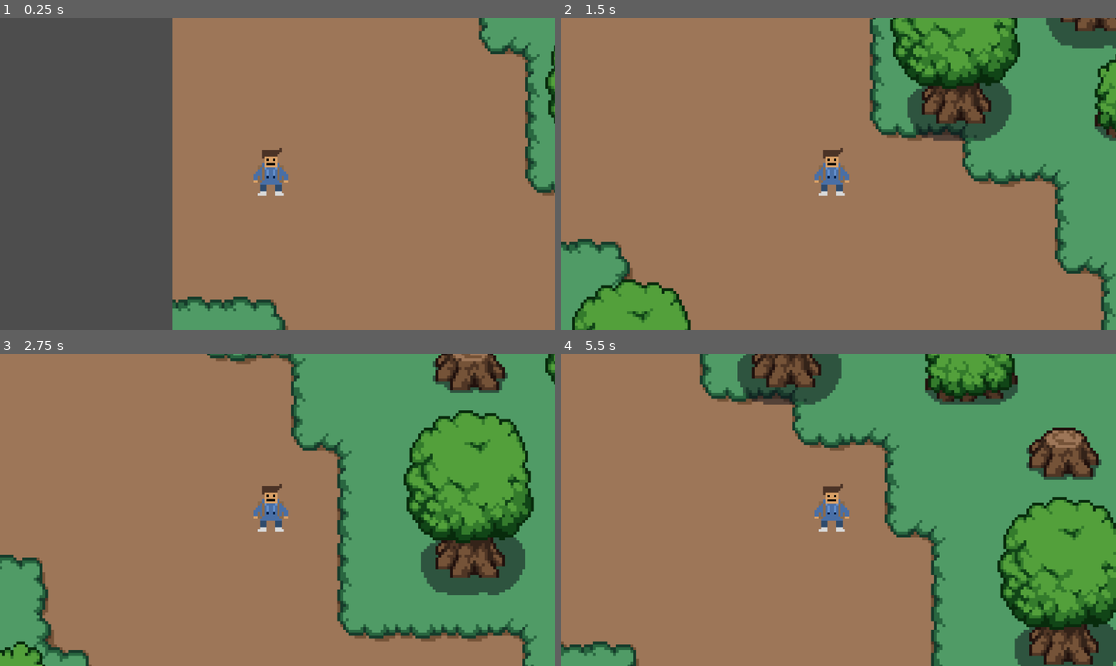
Above: before the commit, frames 1-4 (two rows, left to right).
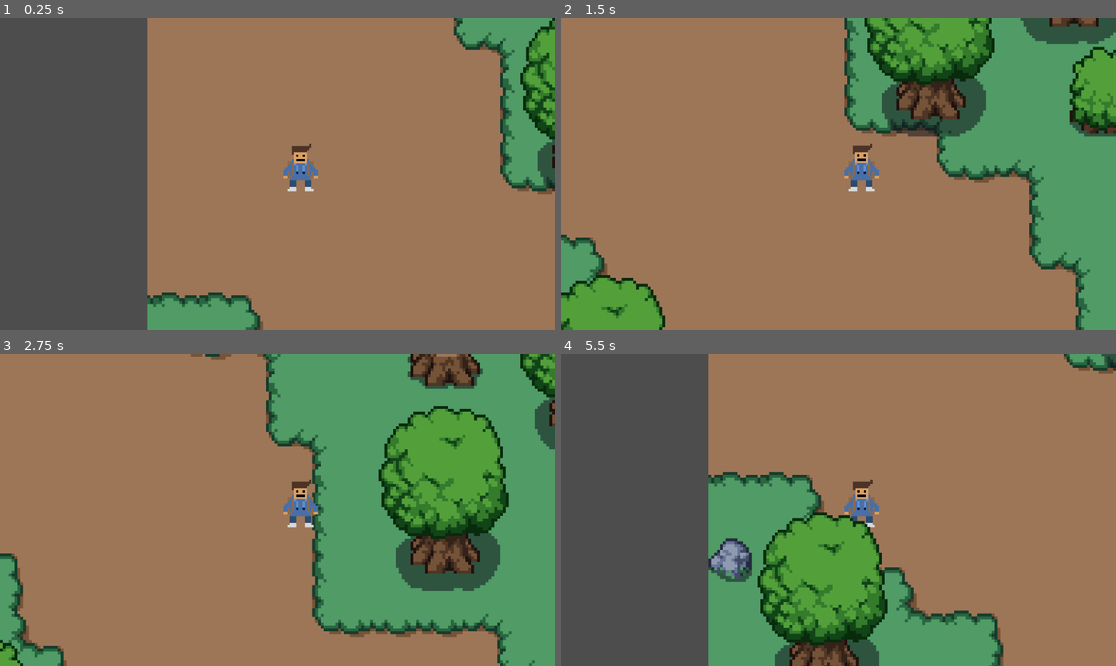
Above: after the commit, the same moments.

Repository: LakshmanMukesh/NEXUS-game
Game: Godot game, scene res://Scenes/world.tscn
Two runs of this game, one before a commit and one after it. Both use one fixed random seed, a clock stepped at 60 frames per second and the inputs below.
Inputs:
- Up to frame 1 (0.25 s): no input
- Up to frame 2 (1.5 s): tap Enter at 0.5 s; hold Right (ui_right) 0.53-1.28 s; hold E (interact) 0.53-1.28 s; hold Down (ui_down) from 1.28 s (still down); tap E (interact) at 1.35 s
- Up to frame 3 (2.75 s): release Down (ui_down) at 2.03 s; hold Right (ui_right) from 2.03 s (still down); hold E (interact) from 2.03 s (still down)
- Up to frame 4 (5.5 s): release Right (ui_right) at 2.78 s; release E (interact) at 2.78 s; hold Up (ui_up) 2.78-3.53 s; tap E (interact) at 2.85, 4.35 s; hold E (interact) 3.53-4.28 s; hold Left (ui_left) 3.53-5.03 s; hold Down (ui_down) from 5.03 s (still down); hold E (interact) from 5.03 s (still down)

The runs differ from the first frame. In frame 1, 11% of the frame differs, in the area x 26-100%, y 0-100%; in frame 2, 20%; in frame 3, 23%; in frame 4, 91%, in the area x 0-100%, y 0-100%.

Commit message:
Implemented dialogue logic

Diff:
--- a/Scenes/world.tscn
+++ b/Scenes/world.tscn
@@ -7,6 +7,7 @@
 [ext_resource type="Texture2D" uid="uid://x5yrevryatq2" path="res://assets/tilesets/fences.png" id="5_5v1tr"]
 [ext_resource type="PackedScene" uid="uid://t3ak5rytvgb5" path="res://Scenes/player.tscn" id="6_5ukr8"]
 [ext_resource type="PackedScene" uid="uid://du8pgmaisa71f" path="res://Scenes/gorilla_frys.tscn" id="7_o06y3"]
+[ext_resource type="PackedScene" uid="uid://bx6lu61j2121c" path="res://UI/dialogue_box.tscn" id="8_k7acu"]
 
 [sub_resource type="TileSetAtlasSource" id="TileSetAtlasSource_0fj1v"]
 texture = ExtResource("1_fo5ed")
@@ -160,11 +161,13 @@
 tile_set = SubResource("TileSet_kn0ld")
 
 [node name="player" parent="." instance=ExtResource("6_5ukr8")]
-position = Vector2(31, 190)
+position = Vector2(50, 190)
 
 [node name="Camera2D" type="Camera2D" parent="player"]
-position = Vector2(7, 2)
+position = Vector2(-6.66669, 3.99998)
 zoom = Vector2(6, 6)
 
 [node name="Gorilla Frys" parent="." instance=ExtResource("7_o06y3")]
 position = Vector2(497, 388)
+
+[node name="DialogueBox" parent="Gorilla Frys" instance=ExtResource("8_k7acu")]
--- a/Scripts/gorilla_frys.gd
+++ b/Scripts/gorilla_frys.gd
@@ -1,10 +1,17 @@
 extends CharacterBody2D
 
 var player_near = false
+@onready var dialogue_player = $DialogueBox
 
 func _process(_delta):
 	if player_near and Input.is_action_just_pressed("interact"):
-		print("GORILLA FRYS INTERACTED")
+		if !dialogue_player.dialogue_active:
+			find_use_dialogue()
+
+func find_use_dialogue():
+	var dialogue_player = get_node_or_null("DialogueBox")
+	if dialogue_player:
+		dialogue_player.play()
 
 func _on_detection_area_body_entered(body):
 	print("ENTERED:", body.name)
--- a/Scripts/player.gd
+++ b/Scripts/player.gd
@@ -23,3 +23,8 @@
 		velocity.x=0
 		velocity.y=0
 	move_and_slide()
+
+func set_active(active):
+	set_physics_process(active)
+	set_process(active)
+	set_process_input(active)
--- /dev/null
+++ b/UI/dialogue_box.gd
@@ -0,0 +1,64 @@
+extends CanvasLayer
+
+var FILE_PATH = "res://level1_dialogue.json"
+var dialogue = []
+var current_dialogue_id = -1
+var dialogue_active = false
+@onready var player = $"../../player"
+
+func _ready():
+	$TextureRect.visible = false
+
+func play():
+	if dialogue_active:
+		return
+	turn_player_set_inactive()
+	dialogue_active = true
+	dialogue = load_dialogue()
+	$TextureRect.visible = true
+	current_dialogue_id = -1
+	next_line()
+
+func _input(event):
+	if event.is_action_pressed("interact"):
+		next_line()
+
+func next_line():
+	current_dialogue_id += 1
+	if current_dialogue_id >= len(dialogue):
+		$Timer.start()
+		$TextureRect.visible = false
+		turn_player_set_active()
+		return
+	$TextureRect/NameLabel.text = dialogue[current_dialogue_id]['name']
+	$TextureRect/DialogueText.text = dialogue[current_dialogue_id]['text']
+
+
+func load_dialogue():
+		var json = JSON.new()
+		var file = FileAccess.open(FILE_PATH, FileAccess.READ)
+		var json_text = file.get_as_text()
+		file.close()
+
+		var error = json.parse(json_text)
+		if error == OK:
+			var data_received = json.data
+			if typeof(data_received) == TYPE_ARRAY:
+				print(data_received)
+				return data_received
+			else:
+				print("Unexpected Data")
+		else:
+			print("JSON Prase Error: ", json.get_error_message(), " in ", json_text)
+
+
+func _on_timer_timeout():
+	dialogue_active = false
+
+func turn_player_set_active():
+	if player:
+		player.set_active(true)
+
+func turn_player_set_inactive():
+	if player:
+		player.set_active(false)
--- /dev/null
+++ b/UI/dialogue_box.tscn
@@ -0,0 +1,47 @@
+[gd_scene load_steps=3 format=3 uid="uid://bx6lu61j2121c"]
+
+[ext_resource type="Script" uid="uid://qtymxynqrp4y" path="res://UI/dialogue_box.gd" id="1_f3obc"]
+[ext_resource type="Texture2D" uid="uid://cxyv8vxuk6ykf" path="res://UI/Dialogue box.png" id="1_v506g"]
+
+[node name="DialogueBox" type="CanvasLayer"]
+script = ExtResource("1_f3obc")
+
+[node name="TextureRect" type="TextureRect" parent="."]
+anchors_preset = 12
+anchor_top = 1.0
+anchor_right = 1.0
+anchor_bottom = 1.0
+offset_left = 9.0
+offset_top = -182.0
+offset_right = 9.0
+offset_bottom = -1.0
+grow_horizontal = 2
+grow_vertical = 0
+texture = ExtResource("1_v506g")
+
+[node name="NameLabel" type="RichTextLabel" parent="TextureRect"]
+layout_mode = 0
+offset_left = 33.0
+offset_top = 17.0
+offset_right = 1119.0
+offset_bottom = 43.0
+theme_override_colors/default_color = Color(0.290196, 0.180392, 0.121569, 1)
+
+[node name="DialogueText" type="RichTextLabel" parent="TextureRect"]
+layout_mode = 1
+anchors_preset = 15
+anchor_right = 1.0
+anchor_bottom = 1.0
+offset_left = 39.0
+offset_top = 70.0
+offset_right = -37.0
+offset_bottom = -31.0
+grow_horizontal = 2
+grow_vertical = 2
+theme_override_colors/default_color = Color(0.168627, 0.168627, 0.168627, 1)
+
+[node name="Timer" type="Timer" parent="."]
+wait_time = 0.4
+one_shot = true
+
+[connection signal="timeout" from="Timer" to="." method="_on_timer_timeout"]
--- /dev/null
+++ b/level1_dialogue.json
@@ -0,0 +1,50 @@
+[
+{"name" : "Gorilla Frys", "text" : "Stop! What are you doing here kid? Don't you know this is a dangerous place!"},
+{"name" : "Player", "text" : "Oh, hey. I am just here to learn about pythons."},
+{"name" : "Gorilla Frys" , "text" : " *Smirks* Tell me, son. Why do you want to learn about it?"},
+{"name" : "Player", "text" : "Because.... Because my crush said she likes pythons so I wanted to learn about them to impress her."},
+{"name" : "Gorilla Frys", "text" : "Hmmm.... a noble pursuit indeed."},
+{"name" : "Gorilla Frys", "text" : "But don't worry kid! I will be your mentor!"},
+{"name" : "Gorilla Frys", "text" : "I, the GREATEST survival instructor of all time hereby make you my student! *Laughs proudly* "},
+{"name" : "Player", "text" : "Um... who are you again?"},
+{"name" : "Gorilla Frys", "text" : " *stare for a moment then laughs* I am Gorilla Frys, the greatest survival instructor of all time!"},
+{"name" : "Player", "text" : "That's so cool!"},
+{"name" : "Player", "text" : "Shall we start? I can't wait for it!"},
+{"name" : "Gorilla Frys", "text" : "I like your enthusiasm. First, do you have your laptop?"},
+{"name" : "Player", "text" : "Um.... yeah, but.. why that?"},
+{"name" : "Gorilla Frys", "text" : "That's the important tool, you'll need them!"},
+{"name" : "Gorilla Frys", "text" : "Thirty years ago, a programmer forged the greatest weapon ever created...."},
+{"name" : "Gorilla Frys", "text" : "...Python!"},
+{"name" : "Gorilla Frys", "text" : "Unfortunately... he also awakened the Python of Terminal."},
+{"name" : "Gorilla Frys", "text" : "The creator managed to defeat it and banished it to the mountain over there."},
+{"name" : "Gorilla Frys", "text" : "Those who seek to understand and conquer this language, must defeat the Python of terminal"},
+{"name" : "Player", "text" : "That's a lame name, though." },
+{"name" : "Gorilla Frys", "text" : "....."},
+{"name" : "Gorilla Frys", "text" : " *clears throat* Anyway I will help you defeat the monster,"},
+{"name" : "Gorilla Frys", "text" : "With the greatest survival instructor on your side, you conquer it easily *Smirks*. What do you say?"},
+{"name" : "Player", "text" : "I am out."},
+{"name" : "Gorilla Frys", "text" : " *stares* what? YOU TOLD ME YOU WANT TO LEARN PYTHON! What do you mean no?!"},
+{"name" : "Player", "text" : "Man, I wanted to learn about real pythons! The slithery things!"},
+{"name" : "Gorilla Frys", "text" : "Oh those *nods* "},
+{"name" : "Player", "text" : "Alright, good day. Bye."},
+{"name" : "Gorilla Frys", "text" : "WAIT!"},
+{"name" : "Player", "text" : "What?"},
+{"name" : "Gorilla Frys", "text" :"....You get paid"},
+{"name" : " Player", "text" : " *Turns back* Really?"},
+{"name" : "Gorilla Frys", "text" : "If you conquer the python of terminal. *smirks*"},
+{"name" : "Gorilla Frys", "text" : "Your crush may reject you... but money doesn't *winks* "},
+{"name" : "Player", "text" : "You're right.... Alright, tell me what to do."},
+{"name" : "Gorilla Frys", "text" : " *Laughs* That's more like it!"},
+{"name" : "Gorilla Frys", "text" : "Now.... your first task. I lost my cyber knife somewhere around here"},
+{"name" : "Gorilla Frys", "text" : "It will be helpful to take on the enemies on our path"},
+{"name" : "Player", "text" : "ENEMIES?! I thought learning Python was just... typing!"},
+{"name" : "Gorilla Frys", "text" : "*chuckles* Well usually? yes.."},
+{"name" : "Gorilla Frys", "text" : "But where's the fun in staring at tutorials and wrestling with bugs all day?"},
+{ "name" : "Player", "text" : "Nah, I am out... It's so hard" },
+{"name" : "Gorilla Frys", "text" : "Well, it's easier than confessing to your crush..."},
+{"name" : "Player", "text" : "...." },
+{"name" : "Player", "text" : "You're right." },
+{"name" : "Gorilla Frys", "text" : "*Laughes* Don't be sad kid, this is going to be worth it!"},
+{"name" : "Gorilla Frys", "text" : "Now, do the usual fetch quest. Find my knife!"},
+{"name" : "Player", "text" : "Aye! Aye! Captain!" }
+]
Not shown: 1 places in Scenes/world.tscn that only renumber resources
Not shown, added: UI/dialogue_box.gd.uid
